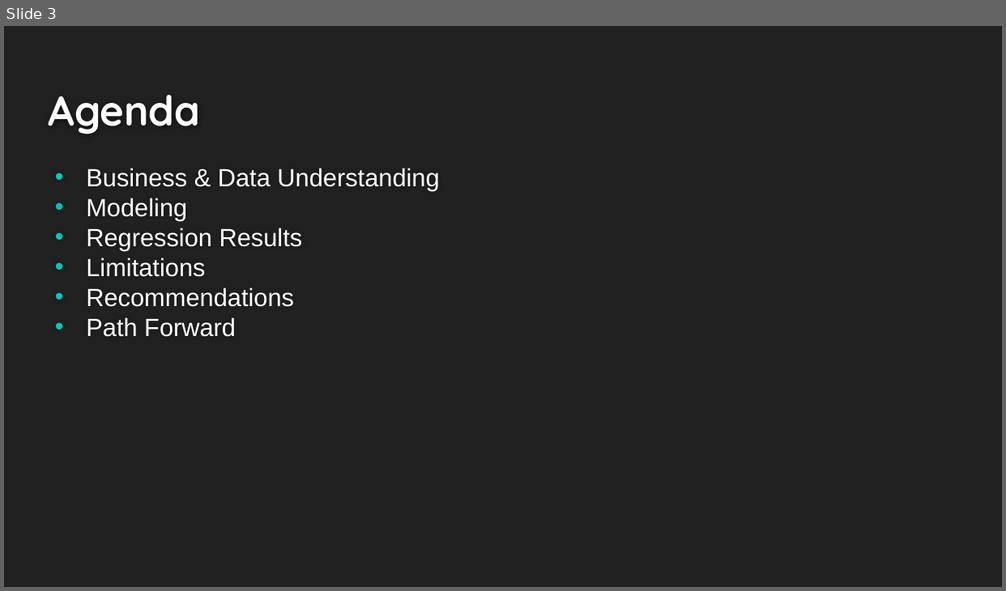
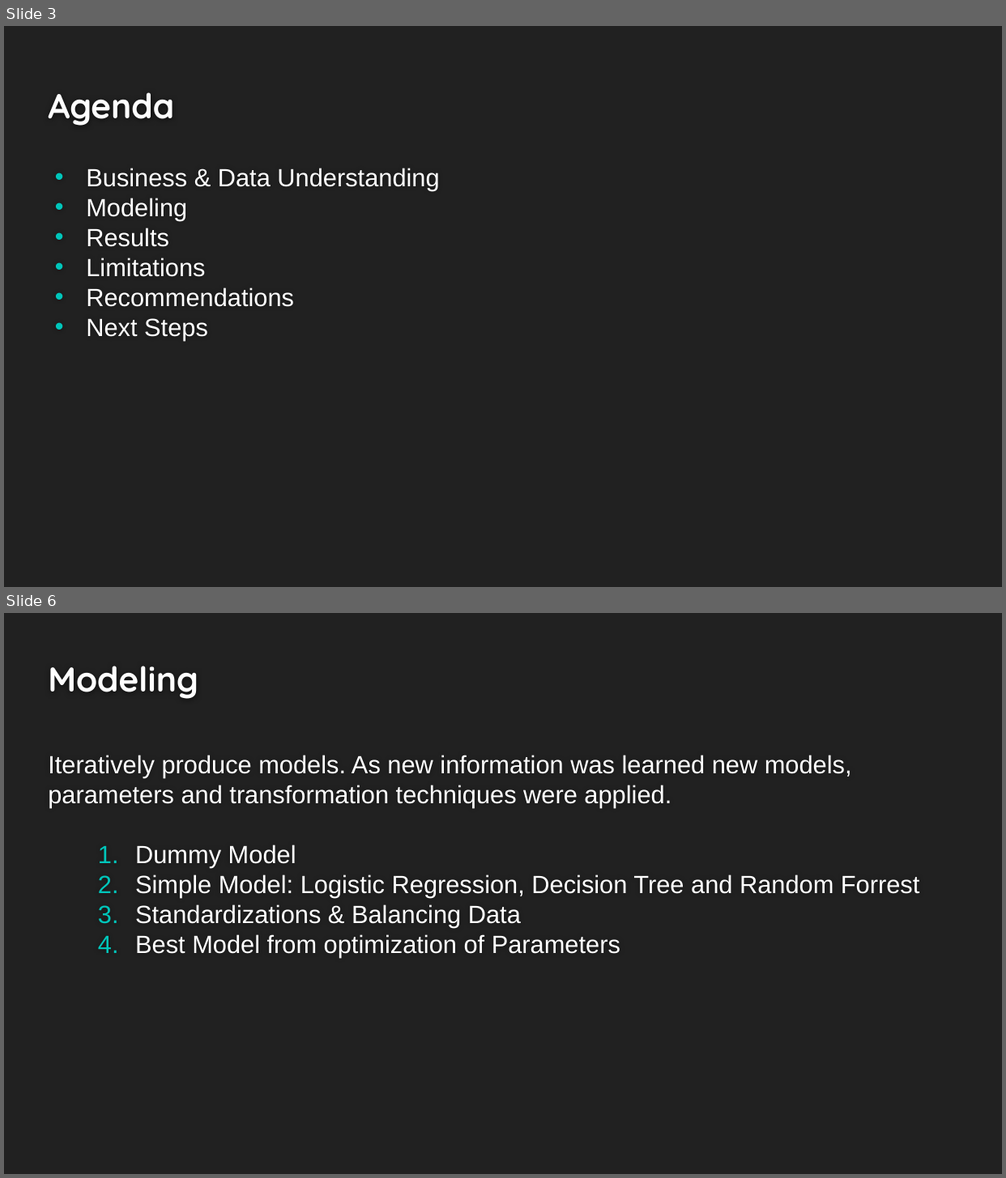
Before and after one commit to Dmvinedata/Paris_Housing_P3, a slide deck: Phase3_Project_Presentation_DJackson.pptx. Shown one above the other, each under a label of ours: slide 3 before the commit, slides 3 and 6 after it; the slides between them are not shown. The pictures are 1006x591 and 1006x1178 pixels, drawn with LibreOffice and Linux fonts; fonts in the diff are those of the drawing. Boxes give left, top, right and bottom in pixels: in the first picture for what was removed or moved away, otherwise in the second. Text is boxed around its words. In the diff, an @@ line names an element or a change of style, - is before the commit and + after.

```diff
--- a/Phase3_Project_Presentation_DJackson.pptx
+++ b/Phase3_Project_Presentation_DJackson.pptx
@@ slide 6 added at [4,613,1002,1174], background #212121 @@
@@ title added at [48,666,198,699], 24.9 pt, text #FEFEFE, bold @@
+Modeling
@@ text added at [48,755,919,957], 18 pt, text #FFFFFF @@
+          Iteratively produce models. As new information was learned new models, parameters and transformation techniques were applied.
+            1. Dummy Model
+            2. Simple Model: Logistic Regression, Decision Tree and Random Forrest
+            3. Standardizations & Balancing Data
+            4. Best Model from optimization of Parameters
@@ slide 3 changed as well @@
@@ title "Agenda" at [48,92,174,126]: size 30 to 24.9 pt @@
@@ text at [86,228,169,247]: text changed @@
-• Regression Results
+• Results
@@ text at [86,318,208,340]: text changed @@
-• Path Forward
+• Next Steps
```
Also in this commit, not shown: 5 other slides changed, 5 other slides added, 6 slides removed, 5 other files.
